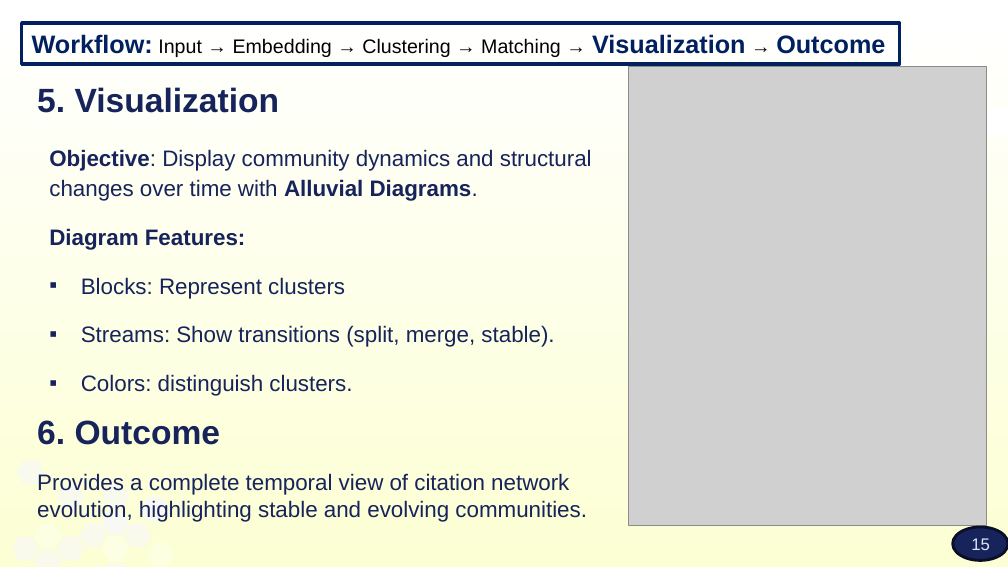
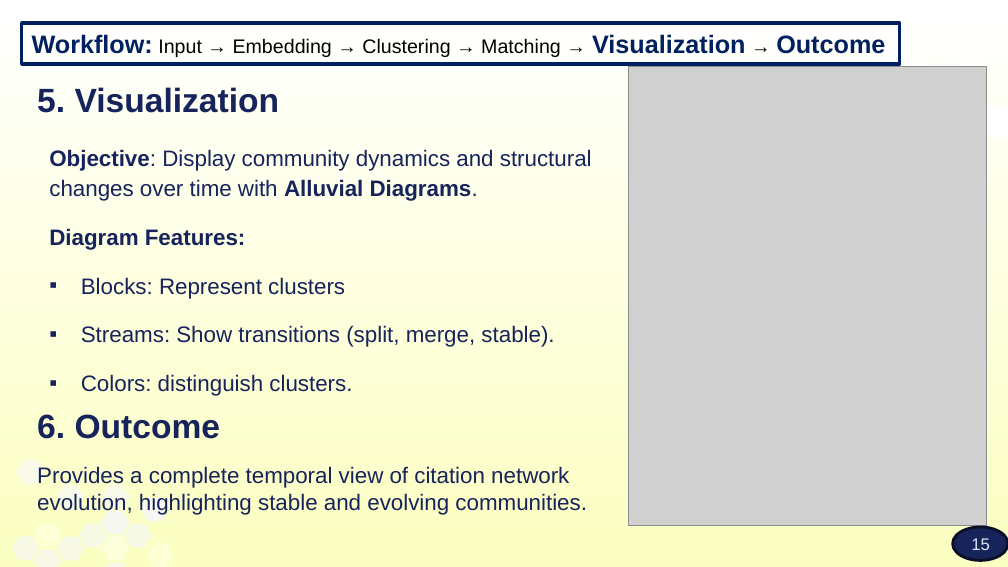
Before and after one commit to Yamit-Moreno/FinalProject_EvolvingKnowledgeInPublications, a slide deck: slide 15 of Capstone_Project_Phase_A_26-1-R-16.pptx. Drawn at 1008x567 pixels with LibreOffice and Linux fonts; fonts in the diff are those of the drawing; grey boxes stand for pictures; background and template pictures are left out. Boxes give left, top, right and bottom in pixels: in the first picture for what was removed or moved away, otherwise in the second. Text is boxed around its words. In the diff, an @@ line names an element or a change of style, - is before the commit and + after.

```diff
--- a/Capstone_Project_Phase_A_26-1-R-16.pptx
+++ b/Capstone_Project_Phase_A_26-1-R-16.pptx
@@ background gradient #FFFFFF to #FCFFD3 to gradient #FFFFFF to #FBFFC1 @@
@@ text "6. Outcome": place and size @@
-text "6. Outcome" at (37,420,587,522)
+text "6. Outcome" at (37,414,587,516)
```
Also in this commit, not shown: 17 other slides changed.
